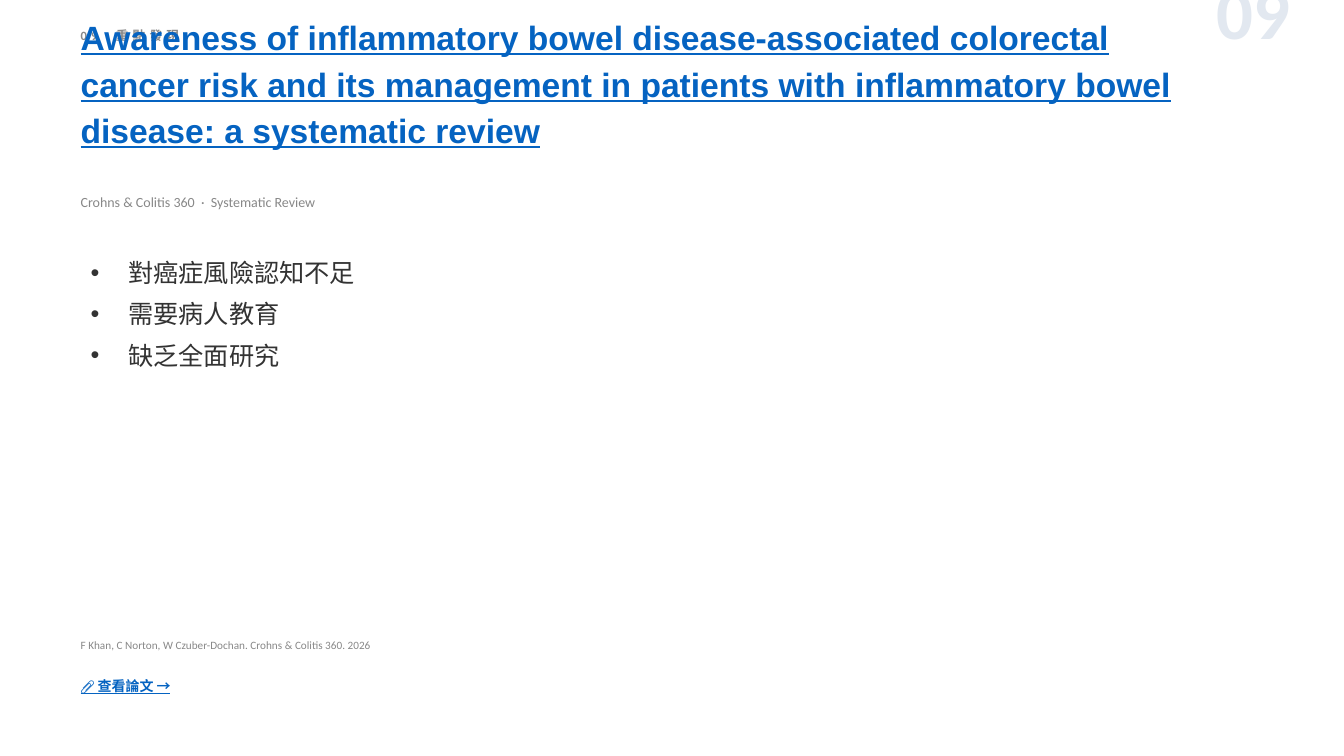
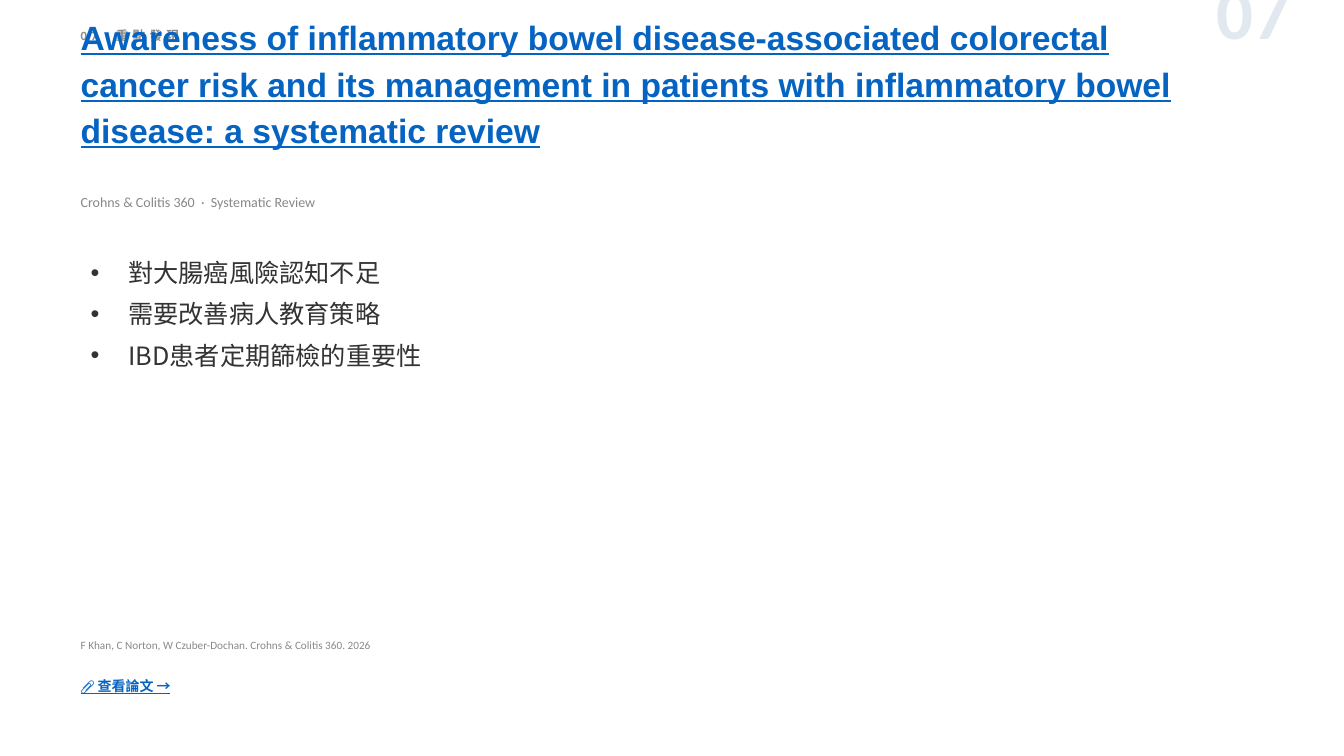
Before and after one commit to jejenhu-maker/colorectal-weekly-digest, a slide deck: slide 9 of docs/digest-zh.pptx (slide 11 before the commit). Drawn at 1344x756 pixels with LibreOffice and Linux fonts; fonts in the diff are those of the drawing. Boxes give left, top, right and bottom in pixels: in the first picture for what was removed or moved away, otherwise in the second. Text is boxed around its words. In the diff, an @@ line names an element or a change of style, - is before the commit and + after.

```diff
--- a/docs/digest-zh.pptx
+++ b/docs/digest-zh.pptx
@@ text at bbox=[81, 27, 179, 44]: text changed @@
-09 重點發現
+07 重點發現
@@ text at bbox=[1008, 10, 1291, 10]: text changed @@
-09
+07
@@ text at bbox=[128, 260, 421, 367]: text changed @@
-• 對癌症風險認知不足
-• 需要病人教育
-• 缺乏全面研究
+• 對大腸癌風險認知不足
+• 需要改善病人教育策略
+• IBD患者定期篩檢的重要性
```
Also in this commit, not shown: 11 other slides changed, 2 slides added, 2 slides removed, 2 other files.
